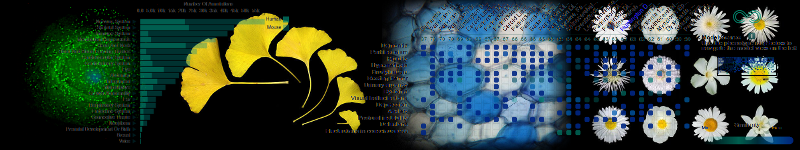
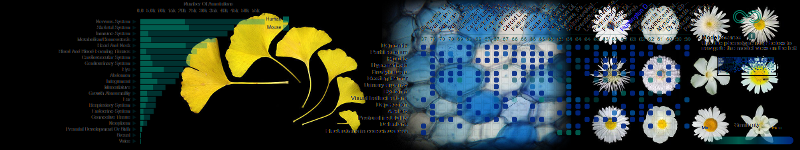
The second (800, 150) image is a revision of the first. Changes to its layers:
removed layer "Clipboard #3" over [20, 3, 158, 139]
